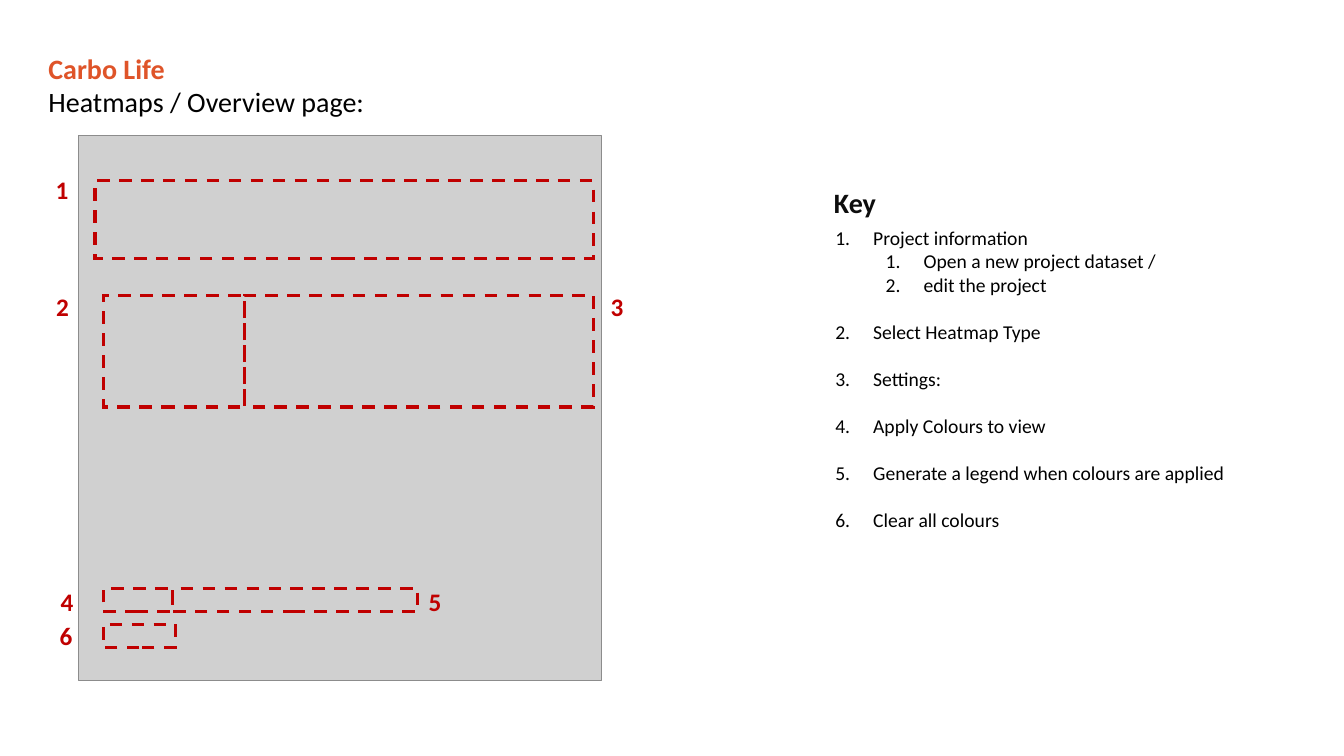
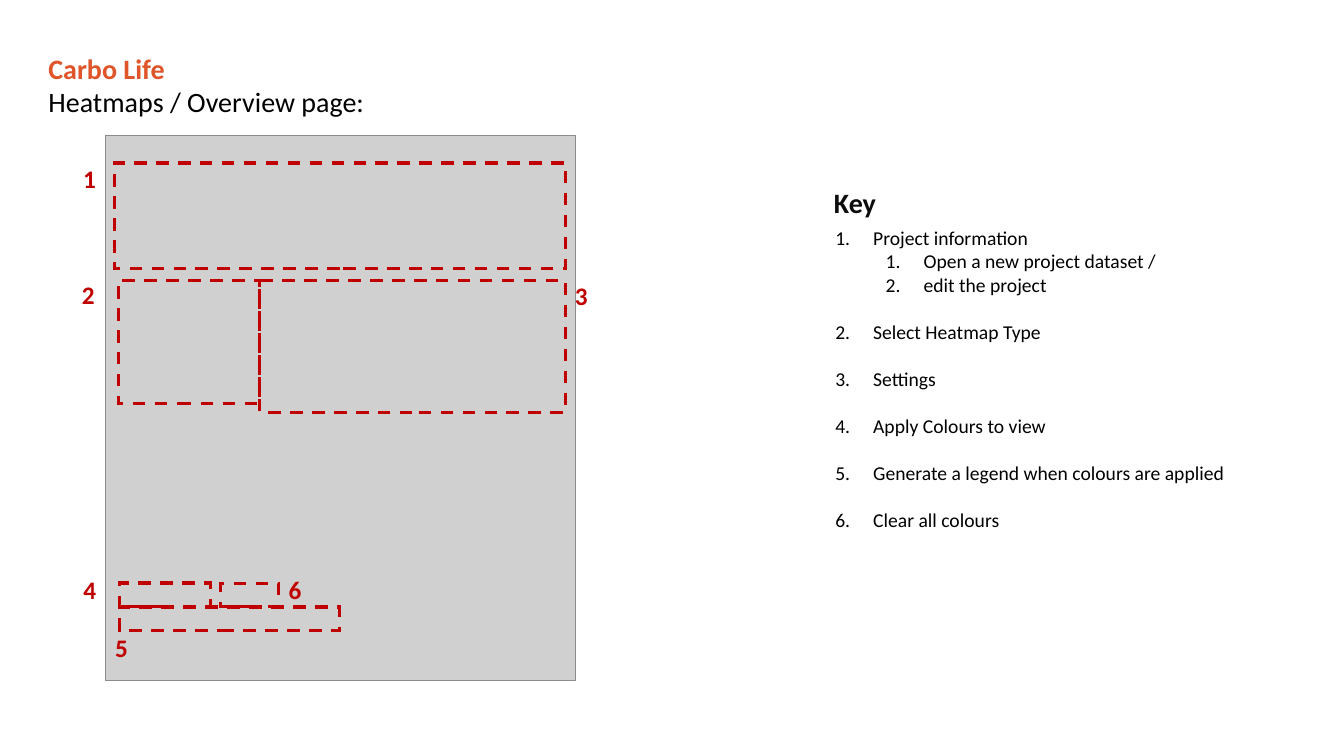
Before and after one commit to DavidVeld/CarboLifeCalc, a slide deck: slide 29 of CarboLifeCalc/Resources/DV_CarboCalcReporting.pptx. Drawn at 1344x756 pixels with LibreOffice and Linux fonts; fonts in the diff are those of the drawing; grey boxes stand for pictures. Boxes give left, top, right and bottom in pixels: in the first picture for what was removed or moved away, otherwise in the second. Text is boxed around its words. In the diff, an @@ line names an element or a change of style, - is before the commit and + after.

```diff
--- a/CarboLifeCalc/Resources/DV_CarboCalcReporting.pptx
+++ b/CarboLifeCalc/Resources/DV_CarboCalcReporting.pptx
@@ picture resized from (x1=79, y1=136, x2=601, y2=682) to (x1=105, y1=136, x2=575, y2=682) @@
@@ text "1" moved from (x1=56, y1=182, x2=69, y2=199) to (x1=83, y1=171, x2=96, y2=188) @@
@@ rectangle resized from (x1=95, y1=180, x2=593, y2=258) to (x1=114, y1=163, x2=565, y2=269) @@
@@ text "2" moved from (x1=56, y1=299, x2=69, y2=316) to (x1=82, y1=287, x2=95, y2=304) @@
@@ rectangle resized from (x1=103, y1=295, x2=244, y2=407) to (x1=119, y1=280, x2=260, y2=403) @@
@@ rectangle resized from (x1=244, y1=295, x2=593, y2=407) to (x1=260, y1=280, x2=566, y2=412) @@
@@ text "3" rewrapped from (x1=611, y1=299, x2=624, y2=316) to (x1=575, y1=285, x2=588, y2=312) @@
@@ text at (x1=873, y1=372, x2=936, y2=390): text changed @@
-3. Settings:
+3. Settings
@@ text "4" moved from (x1=61, y1=594, x2=74, y2=611) to (x1=83, y1=582, x2=96, y2=599) @@
@@ text "6" moved from (x1=60, y1=627, x2=73, y2=645) to (x1=289, y1=581, x2=302, y2=599) @@
@@ rectangle resized from (x1=103, y1=589, x2=172, y2=612) to (x1=120, y1=583, x2=211, y2=607) @@
@@ rectangle resized from (x1=103, y1=624, x2=175, y2=647) to (x1=221, y1=584, x2=279, y2=607) @@
@@ text "5" moved from (x1=429, y1=594, x2=442, y2=611) to (x1=115, y1=640, x2=128, y2=657) @@
@@ rectangle resized from (x1=172, y1=589, x2=417, y2=612) to (x1=120, y1=607, x2=340, y2=631) @@
```
Also in this commit, not shown: 6 other slides changed, 34 other files.
